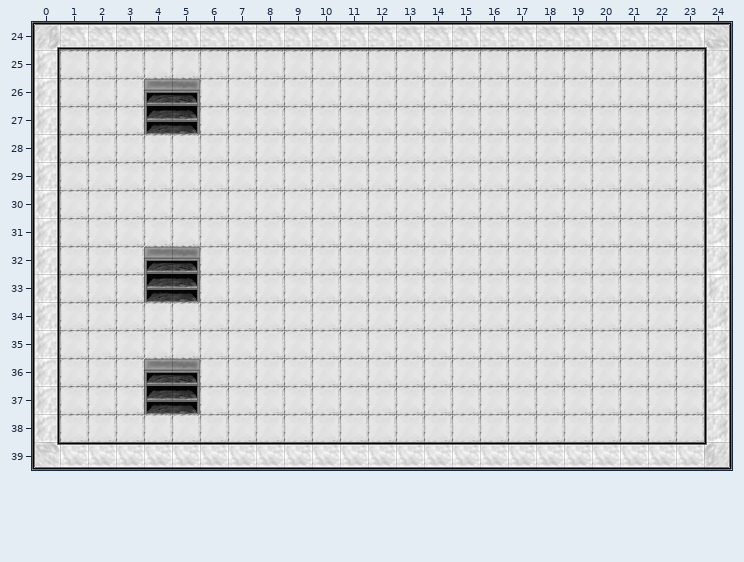
Tiled map: assets/tilemaps/lvl3.tmx. Above: the version before the commit.
Cells are 32x32 px. Shown: x 0..24, y 24..39.
New version:
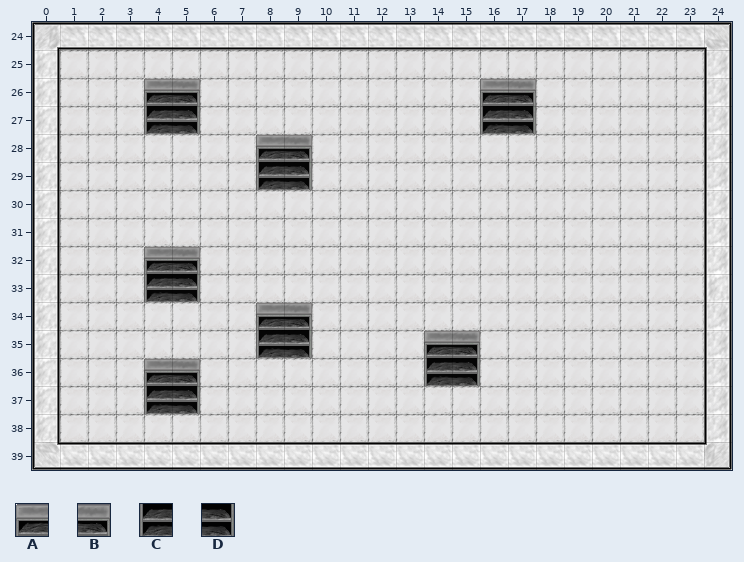
Key: from "newTileset": A 3, B 4, C 23, D 24.
_ is an empty cell.
Diff:
Layer "World":
y 27: x 16..17 __ -> CD
y 29: x 8..9 __ -> CD
y 35: x 8..9 __ -> CD
y 36: x 14..15 __ -> CD
Layer "Above Player":
y 26: x 16..17 __ -> AB
y 28: x 8..9 __ -> AB
y 34: x 8..9 __ -> AB
y 35: x 14..15 __ -> AB
Pixel boxes of the changes (left, top, right, bottom) in both pictures:
added: (480, 78, 536, 134)
added: (256, 134, 312, 190)
added: (256, 302, 312, 358)
added: (424, 330, 480, 386)
